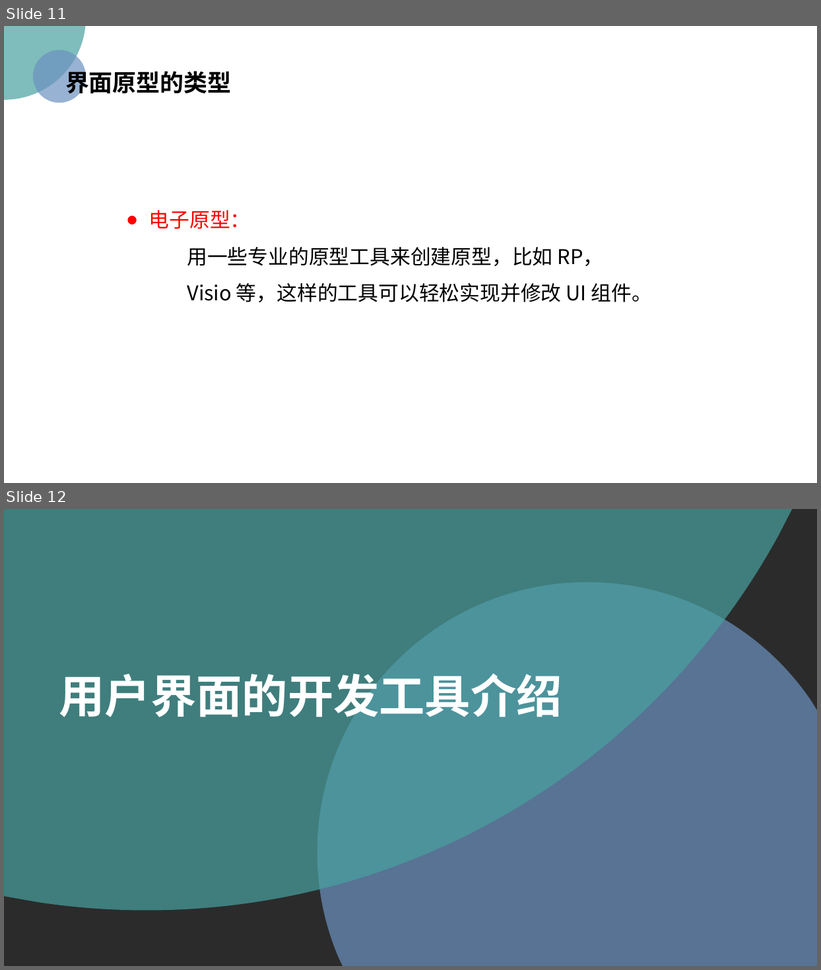
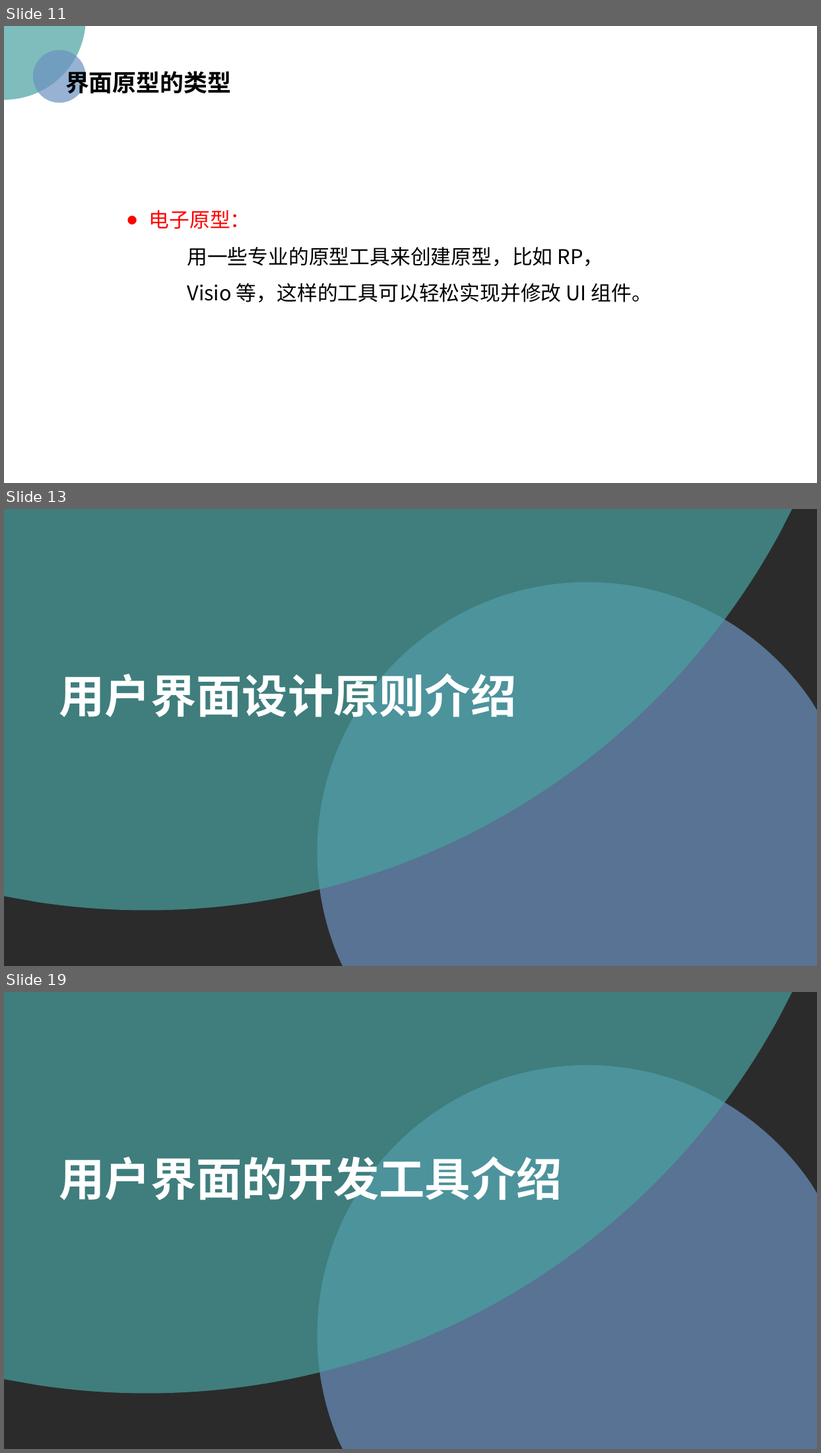
Before and after one commit to PRD2018/PRD2018-G15, a slide deck: 2018-11-4/UML基础2—吕迪部分.pptx. Shown one above the other, each under a label of ours: slides 11 and 12 before the commit, slides 11, 13 and 19 after it; the slides between them are not shown. The pictures are 821x970 and 821x1453 pixels, drawn with LibreOffice and Linux fonts; fonts in the diff are those of the drawing; background and template pictures are left out; a plain dark background stands for a picture behind light text. Boxes give left, top, right and bottom in pixels: in the first picture for what was removed or moved away, otherwise in the second. Text is boxed around its words. In the diff, an @@ line names an element or a change of style, - is before the commit and + after.

```diff
--- a/2018-11-4/UML基础2—吕迪部分.pptx
+++ b/2018-11-4/UML基础2—吕迪部分.pptx
@@ slide 13 added at box(4, 509, 817, 966), background picture (left out) @@
@@ freeform shape added at box(4, 509, 793, 911), fill #48A2A0 at 70% opacity @@
@@ freeform shape added at box(318, 582, 817, 966), fill #6C92C0 at 70% opacity @@
@@ text added at box(59, 673, 517, 718), 54 pt, text #FFFFFF, bold @@
+用户界面设计原则介绍
@@ what was slide 12 is now slide 19 @@
```
Also in this commit, not shown: 1 slide changed, 7 other slides added, 1 other file.
